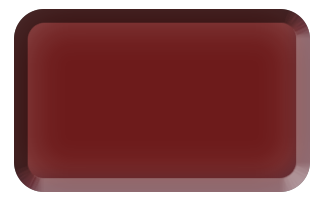
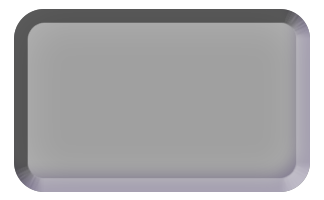
Revision of a layered (324, 200) image; what changed, layer by layer:
pixels changed over box(14, 9, 310, 192) (layer not identified)
